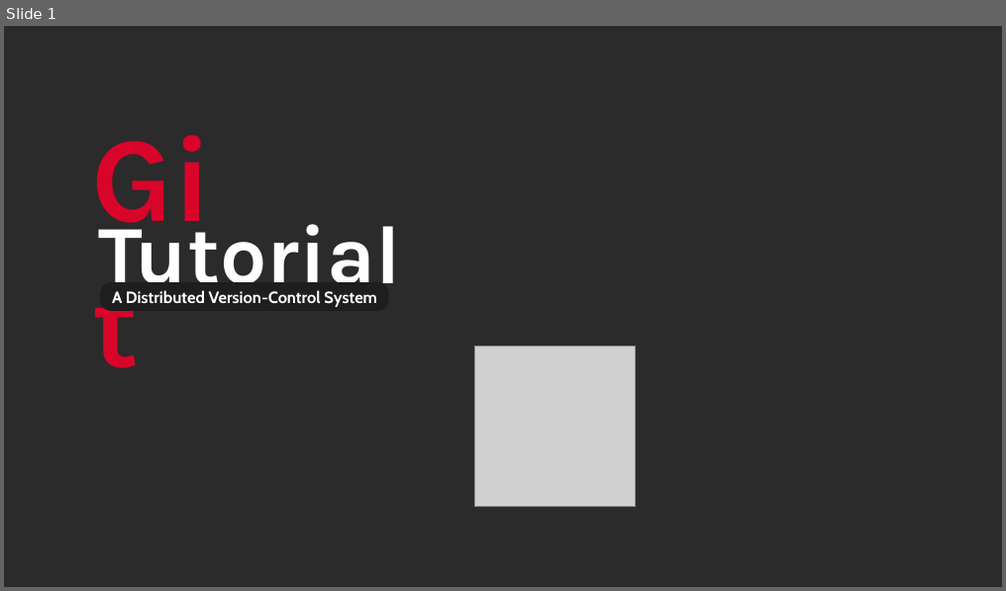
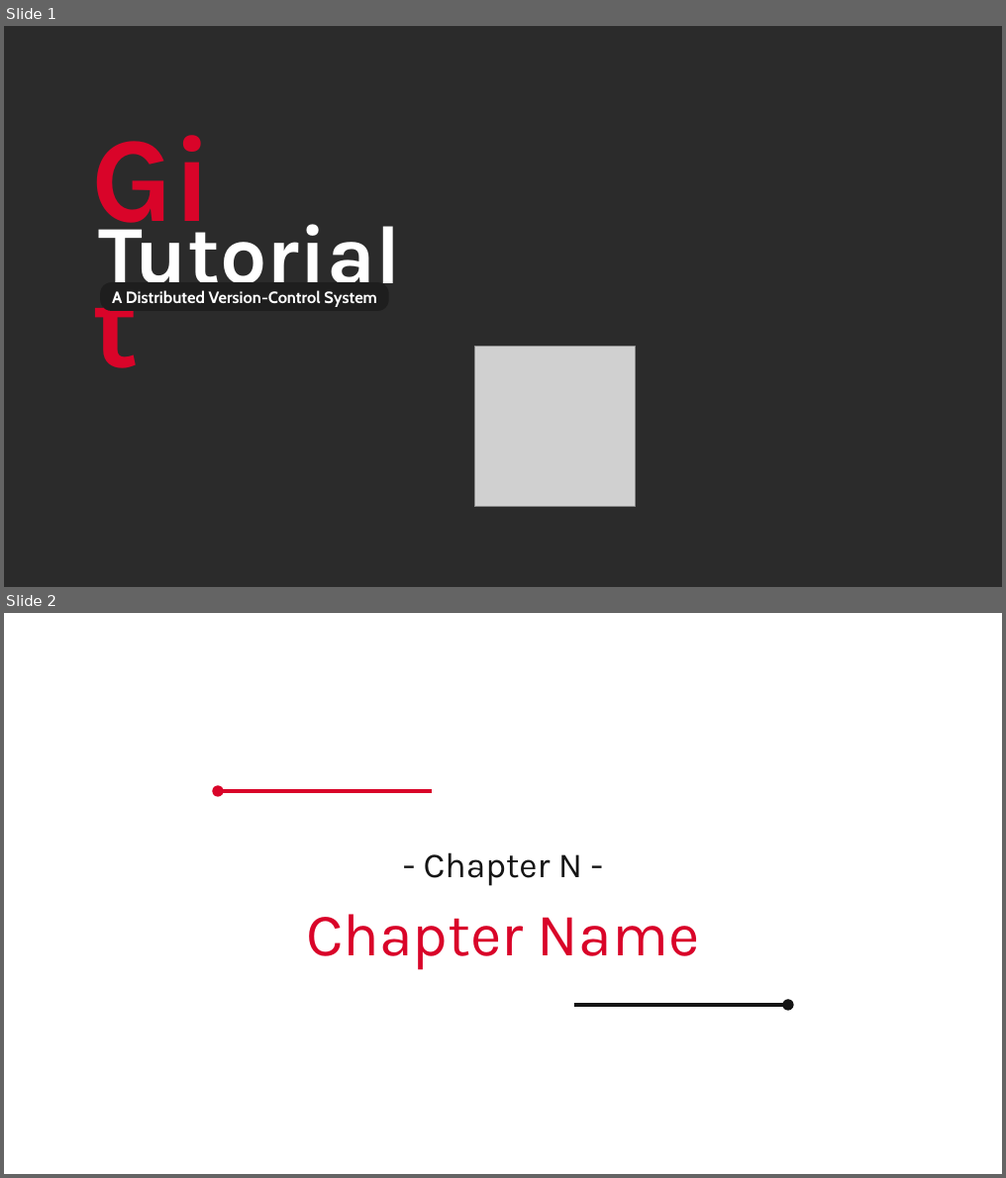
Before and after one commit to MHBahrampour/git-presentation-files, a slide deck: Template.odp. Shown one above the other, each under a label of ours: slide 1 before the commit, slides 1 and 2 after it. The pictures are 1006x591 and 1006x1178 pixels, drawn with LibreOffice and Linux fonts; fonts in the diff are those of the drawing; grey boxes stand for pictures; background and template pictures are left out; a plain dark background stands for a picture behind light text. Boxes give left, top, right and bottom in pixels: in the first picture for what was removed or moved away, otherwise in the second. Text is boxed around its words. In the diff, an @@ line names an element or a change of style, - is before the commit and + after.

```diff
--- a/Template.odp
+++ b/Template.odp
@@ slide 2 added at box(4, 613, 1002, 1174), background picture (left out) @@
@@ arrow added from (432, 791) to (218, 791), #D90429 3 pt @@
@@ text added at box(306, 853, 699, 969), 48 pt, text #D90429 @@
+- Chapter N -
+Chapter Name
@@ arrow added from (574, 1005) to (788, 1005), #151515 3 pt @@
```
Also in this commit, not shown: 1 slide changed, 3 other slides added, 5 slides removed.
